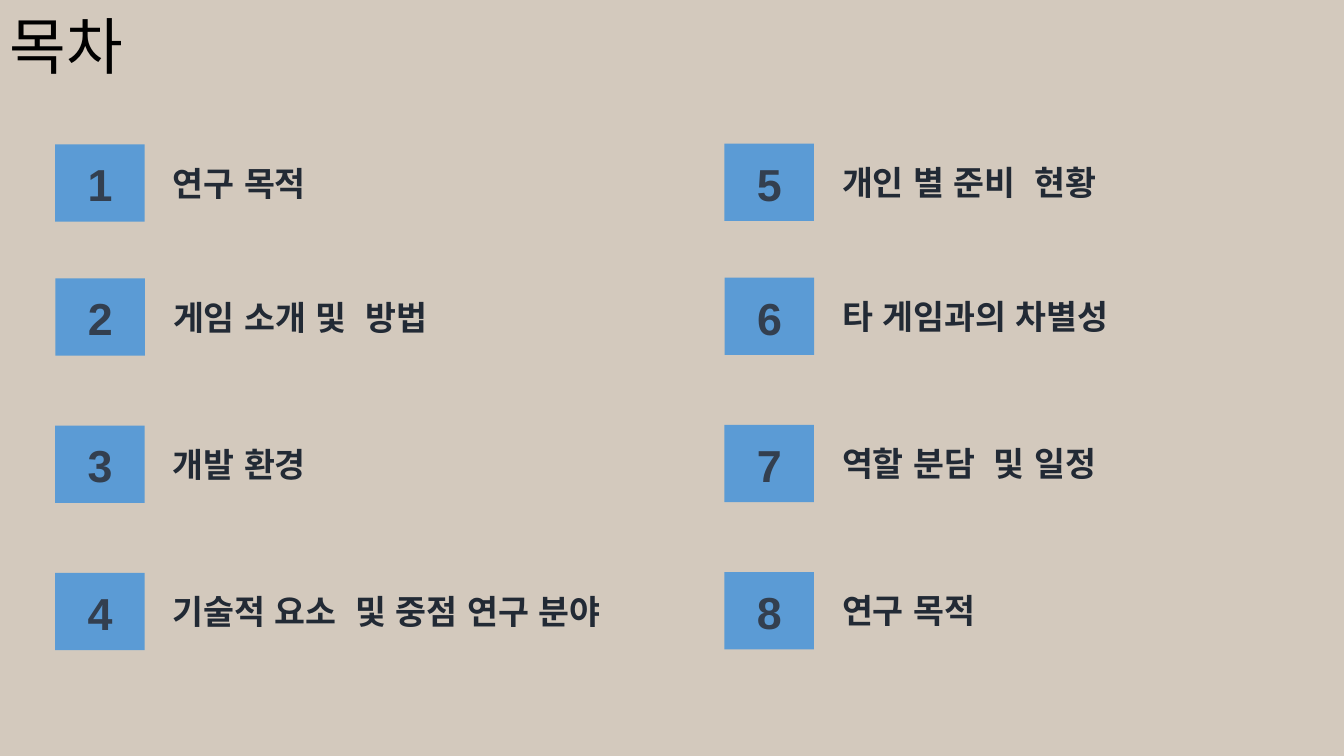
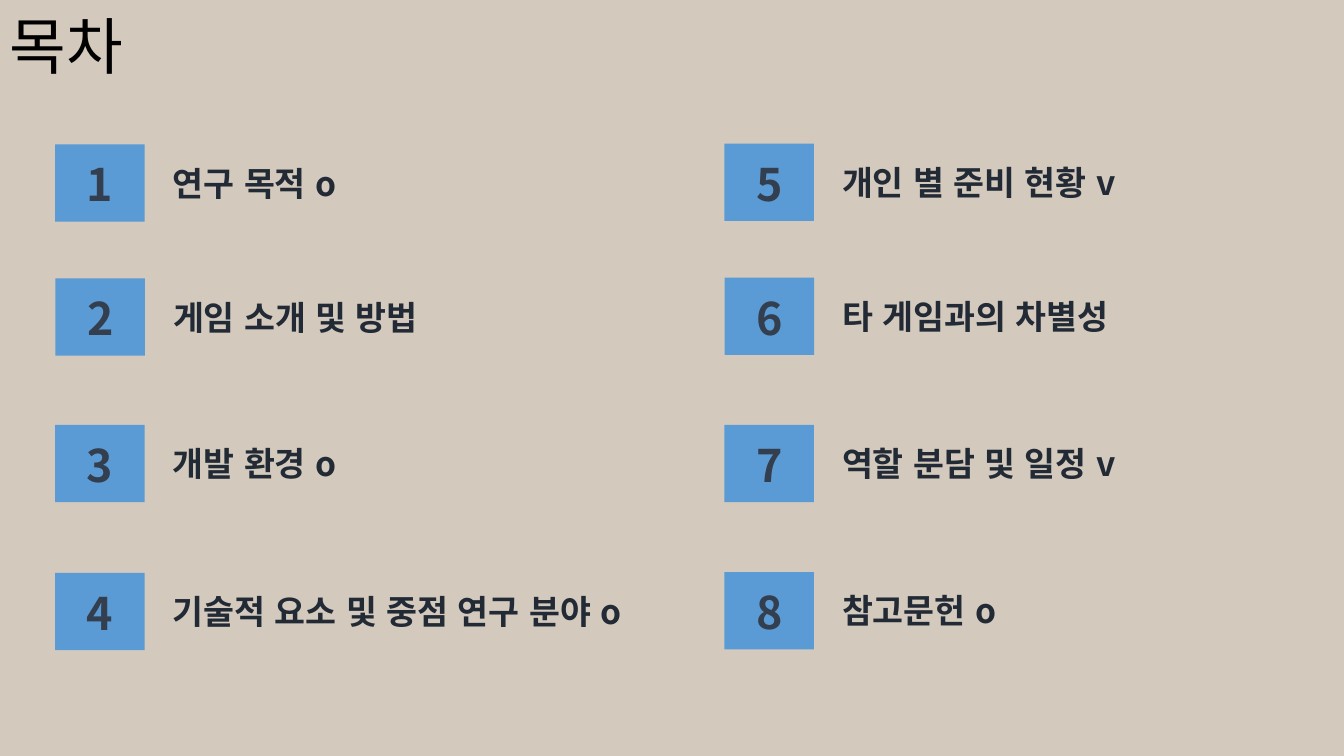
Before and after one commit to ghk01214/KPUFinalGame-deprecated-, a slide deck: slide 2 of docs/초안.pptx. Drawn at 1344x756 pixels with LibreOffice and Linux fonts; fonts in the diff are those of the drawing. Boxes give left, top, right and bottom in pixels: in the first picture for what was removed or moved away, otherwise in the second. Text is boxed around its words. In the diff, an @@ line names an element or a change of style, - is before the commit and + after.

```diff
--- a/docs/초안.pptx
+++ b/docs/초안.pptx
@@ text at (173, 168, 336, 199): text changed; font Arial to Noto Sans CJK KR @@
-연구 목적
+연구 목적 o
@@ text at (842, 166, 1115, 198): text changed; font Arial to Noto Sans CJK KR @@
-개인 별 준비 현황
+개인 별 준비 현황 v
@@ font Arial to Noto Sans CJK KR in 9 elements at (173, 302, 418, 333), (756, 168, 782, 202), (756, 449, 782, 482), (756, 595, 782, 630), (87, 168, 113, 201), (87, 301, 113, 335), (87, 597, 113, 630), (756, 301, 782, 336), (87, 448, 113, 483) @@
@@ text at (173, 447, 336, 479): text changed; font Arial to Noto Sans CJK KR @@
-개발 환경
+개발 환경 o
@@ text at (842, 447, 1115, 479): text changed; font Arial to Noto Sans CJK KR @@
-역할 분담 및 일정
+역할 분담 및 일정 v
@@ text at (173, 596, 621, 627): text changed; font Arial to Noto Sans CJK KR @@
-기술적 요소 및 중점 연구 분야
+기술적 요소 및 중점 연구 분야 o
@@ text at (842, 594, 996, 626): text changed; font Arial to Noto Sans CJK KR @@
-연구 목적
+참고문헌 o
```
Also in this commit, not shown: 1 other slide changed, 4 slides added.
